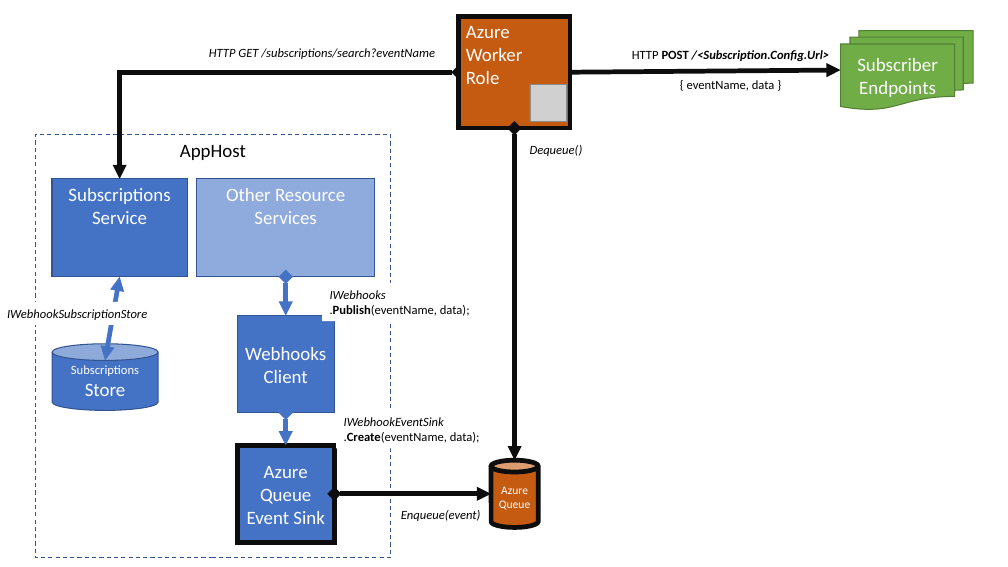
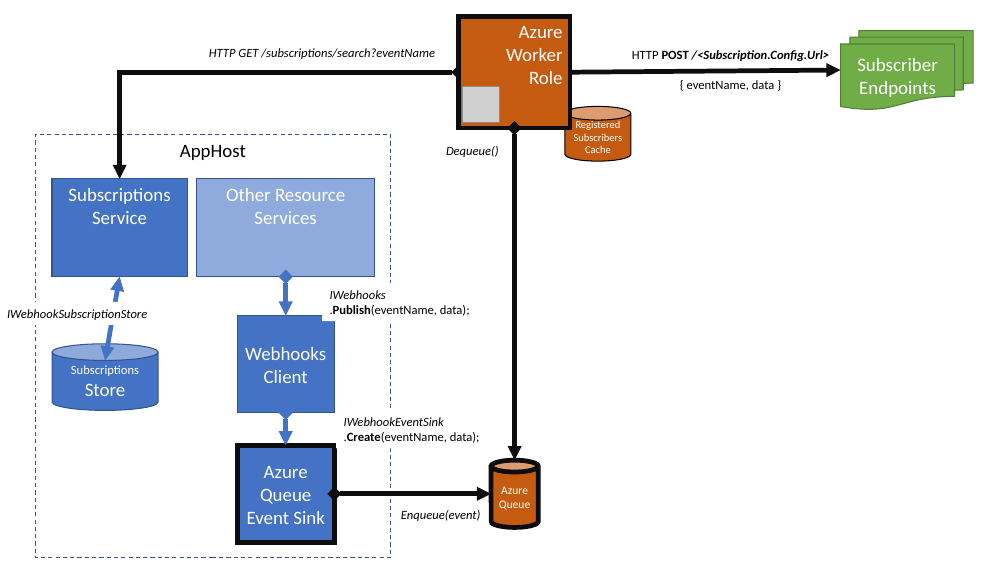
Before and after one commit to jezzsantos/ServiceStack.Webhooks, a slide deck: slide 2 of docs/images/Webhooks.pptx. Drawn at 1008x567 pixels with LibreOffice and Linux fonts; fonts in the diff are those of the drawing; grey boxes stand for pictures. Boxes give left, top, right and bottom in pixels: in the first picture for what was removed or moved away, otherwise in the second. Text is boxed around its words. In the diff, an @@ line names an element or a change of style, - is before the commit and + after.

```diff
--- a/docs/images/Webhooks.pptx
+++ b/docs/images/Webhooks.pptx
@@ rectangle "Azure" at <box>458,17,570,129</box>: alignment left to right @@
@@ picture: place and size @@
-picture at <box>530,85,567,122</box>
+picture at <box>463,86,500,123</box>
@@ cylinder added at <box>565,107,631,161</box>, fill #C55A11, outline #000000 1 pt, 10 pt, text #FFFFFF @@
+Registered
+Subscribers
+Cache
@@ text "Dequeue()": place and size @@
-text "Dequeue()" at <box>530,145,583,156</box>
+text "Dequeue()" at <box>446,146,499,157</box>
```
Also in this commit, not shown: 1 other slide changed, 2 other files.
